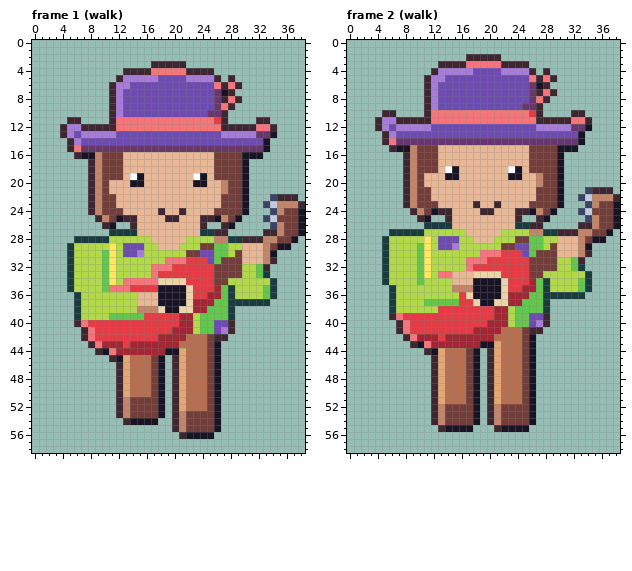
One commit to this pixel-art file: art/hood-people/strolling-busker@81.aseprite. This is how it looked before the edit.
39x59 pixels, 12 frames. Shown: frame 1 (walk), frame 2 (walk). The commit also changed other frames, which this record leaves out.
New version:
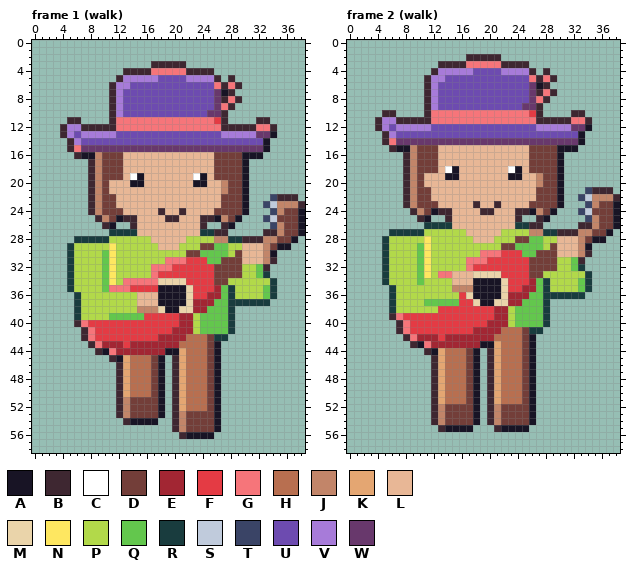
Palette (. is transparent): A #181425  B #3e2731  C #ffffff  D #733e39  E #a22633  F #e43b44  G #f6757a  H #b86f50  J #c28569  K #e4a672  L #e8b796  M #ead4aa  N #fee761  P #b2d94a  Q #63c74d  R #193c3e  S #c0cbdc  T #3a4466  U #6d4bb0  V #a77bd9  W #68386c
From old to new:
--- frame 1 (walk)
@@ x 11..27 @@
 28 PPPPPPLLLLLPPPPJJ
-29 NPUUUPPLLLPPPDDQQ
-30 NPUUVPPPPPPDDUUQQ
-31 NPPPPPPPGGGFFFUQD
+29 NPPPPPPLLLPPPDDQQ
+30 NPPPPPPPPPPDDQQQQ
+31 NPPPPPPPGGGFFFQQD
 32 NPPPPPGGGFFFFFFDD
@@ x 24..30 @@
 39 QQQQR..
-40 QQUUB..
-41 QQUVB..
-42 HDBB...
+40 QQQQR..
+41 QQQQR..
+42 HDRR...
 43 HDA....
--- frame 2 (walk)
@@ x 11..27 @@
 27 PPPPPPLLLLLPPPPJJ
-28 NPUUUPPLLLPPPDDQQ
-29 NPUUVPPPPPPDDUUQQ
-30 NPPPPPPPGGGFFFUQD
+28 NPPPPPPLLLPPPDDQQ
+29 NPPPPPPPPPPDDQQQQ
+30 NPPPPPPPGGGFFFQQD
 31 NPPPPPGGGFFFFFFDD
@@ x 24..30 @@
 38 QQQQR..
-39 QQUUB..
-40 QQUVB..
-41 HDBB...
+39 QQQQR..
+40 QQQQR..
+41 HDRR...
 42 HDA....
Changed places in both pictures, as pixel boxes (x1, y1, x2, y2):
changed: (123, 243, 144, 257)
changed: (200, 250, 214, 264)
changed: (214, 320, 235, 341)
changed: (438, 236, 459, 250)
changed: (515, 243, 529, 257)
changed: (529, 313, 550, 334)
